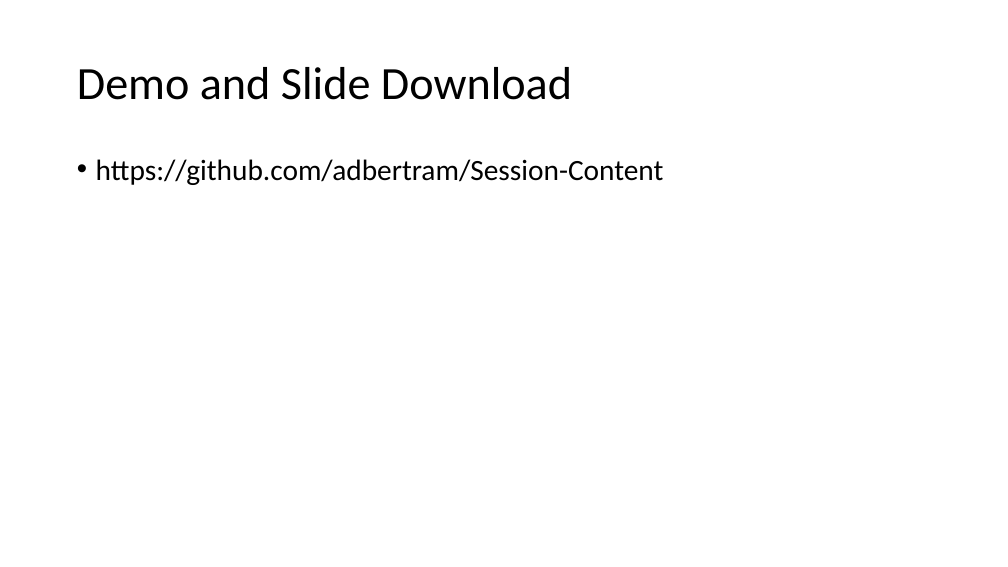
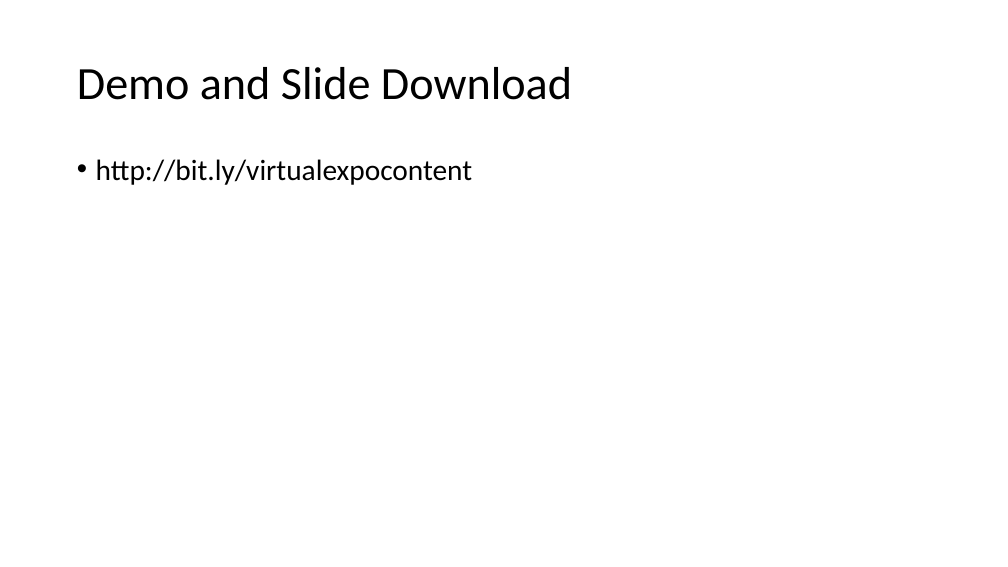
Before and after one commit to adbertram/Session-Content, a slide deck: slide 7 of Webinars/XenAppBlog - The Power of PowerShell/slides.pptx (slide 8 before the commit). Drawn at 1008x567 pixels with LibreOffice and Linux fonts; fonts in the diff are those of the drawing; background and template pictures are left out. Boxes give left, top, right and bottom in pixels: in the first picture for what was removed or moved away, otherwise in the second. Text is boxed around its words. In the diff, an @@ line names an element or a change of style, - is before the commit and + after.

Commit message:
slide update

```diff
--- a/Webinars/XenAppBlog - The Power of PowerShell/slides.pptx
+++ b/Webinars/XenAppBlog - The Power of PowerShell/slides.pptx
@@ text at bbox=[96, 159, 472, 185]: text changed @@
-• https://github.com/adbertram/Session-Content
+• http://bit.ly/virtualexpocontent
```
Also in this commit, not shown: 1 slide removed.
